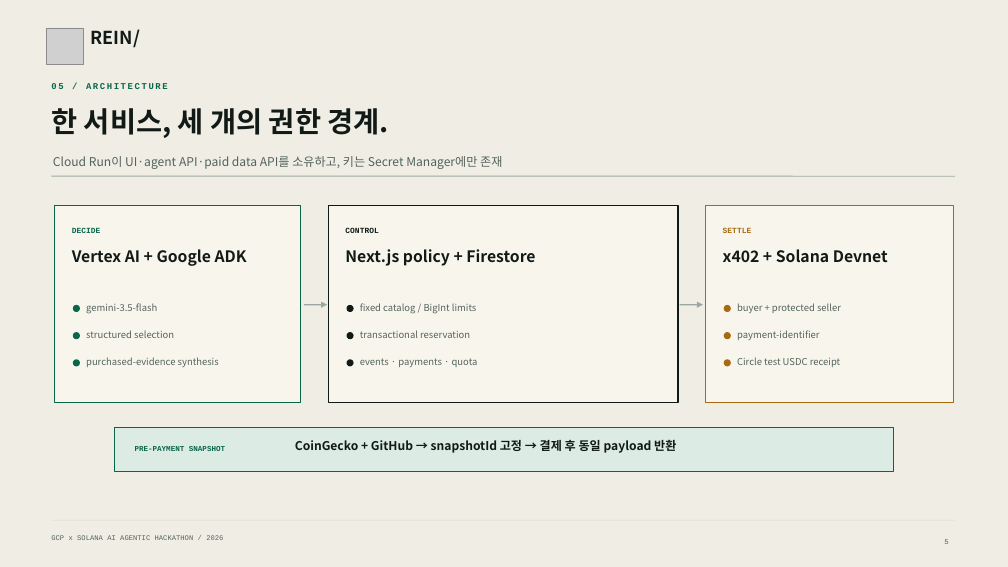
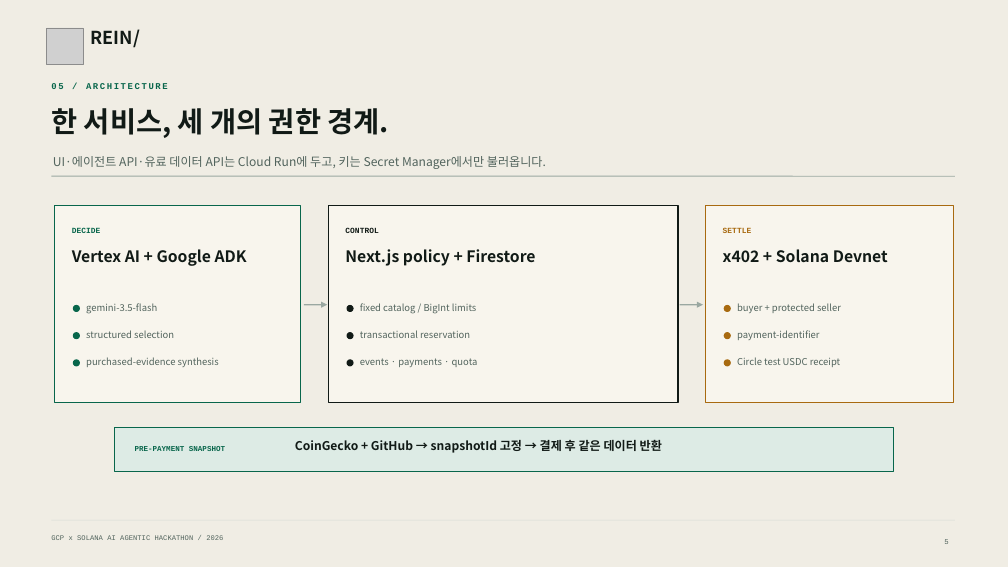
Before and after one commit to jeonsavvy/REIN, a slide deck: slide 5 of output/presentation/REIN-Hackathon-Deck.pptx. Drawn at 1008x567 pixels with LibreOffice and Linux fonts; fonts in the diff are those of the drawing; grey boxes stand for pictures. Boxes give left, top, right and bottom in pixels: in the first picture for what was removed or moved away, otherwise in the second. Text is boxed around its words. In the diff, an @@ line names an element or a change of style, - is before the commit and + after.

```diff
--- a/output/presentation/REIN-Hackathon-Deck.pptx
+++ b/output/presentation/REIN-Hackathon-Deck.pptx
@@ text at [53,156,546,169]: text changed @@
-Cloud Run이 UI·agent API·paid data API를 소유하고, 키는 Secret Manager에만 존재
+UI·에이전트 API·유료 데이터 API는 Cloud Run에 두고, 키는 Secret Manager에서만 불러옵니다.
@@ text at [295,440,662,453]: text changed @@
-CoinGecko + GitHub → snapshotId 고정 → 결제 후 동일 payload 반환
+CoinGecko + GitHub → snapshotId 고정 → 결제 후 같은 데이터 반환
```
Also in this commit, not shown: 7 other slides changed, 30 other files.
